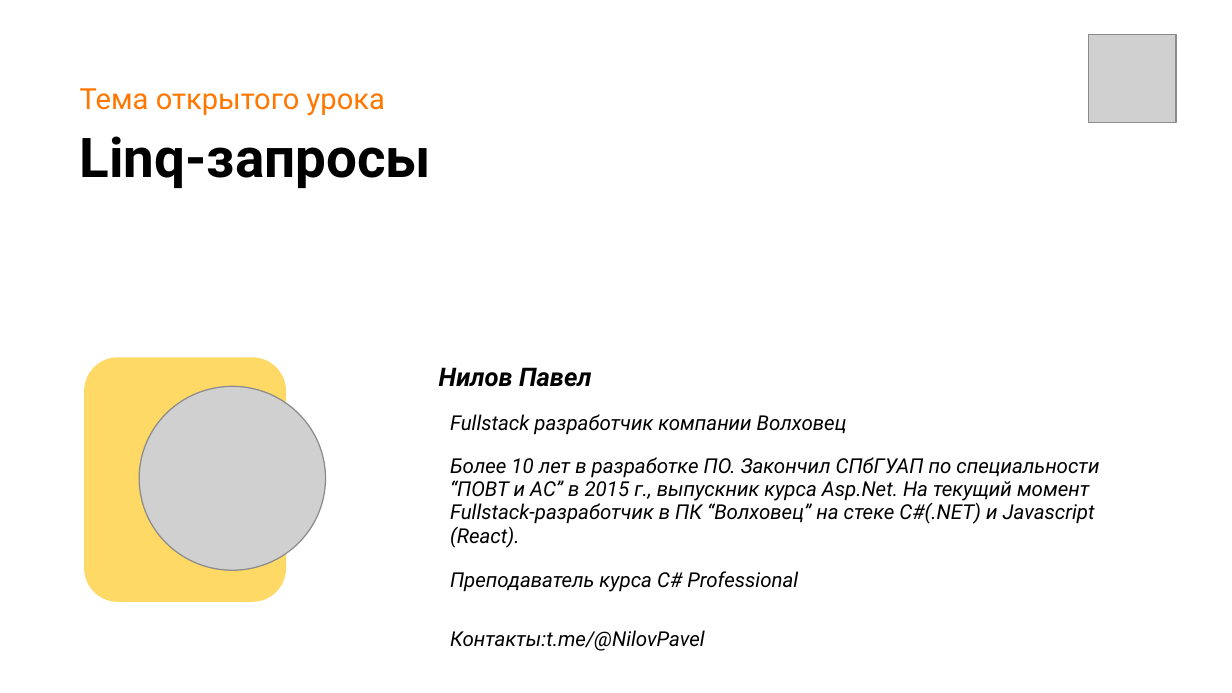
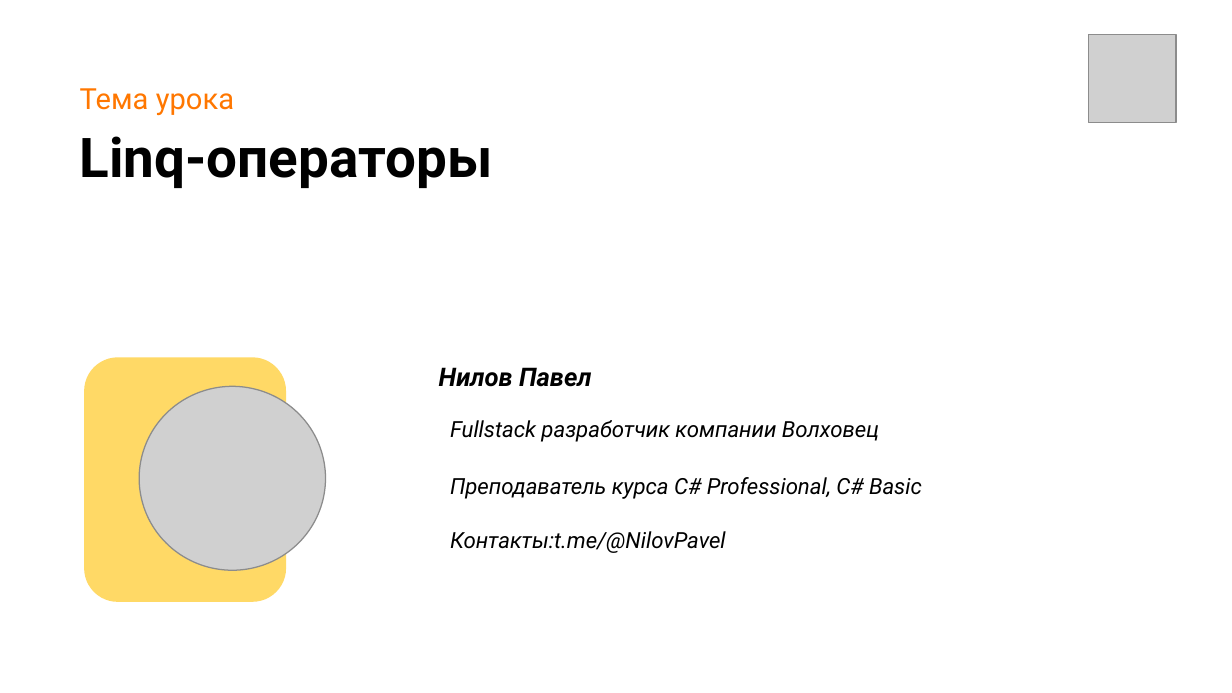
Before and after one commit to NilovPavel/LessonsLinq, a slide deck: slide 3 of LinqOperators.pptx. Drawn at 1232x693 pixels with LibreOffice and Linux fonts; fonts in the diff are those of the drawing; grey boxes stand for pictures; background and template pictures are left out. Boxes give left, top, right and bottom in pixels: in the first picture for what was removed or moved away, otherwise in the second. Text is boxed around its words. In the diff, an @@ line names an element or a change of style, - is before the commit and + after.

```diff
--- a/LinqOperators.pptx
+++ b/LinqOperators.pptx
@@ text at (80,88,234,116): text changed @@
-Тема открытого урока
+Тема урока
@@ title at (80,136,493,188): text changed @@
-Linq-запросы
+Linq-операторы
@@ text at (450,420,879,553): size 12 to 13 pt in "Fullstack разработчик компании Волховец", "Контакты:t.me/@NilovPavel"; line spacing 0.8 to 1 @@
@@ text at (450,477,922,499): text changed; size 12 to 13 pt @@
-Более 10 лет в разработке ПО. Закончил СПбГУАП по специальности “ПОВТ и АС” в 2015 г., выпускник курса Asp.Net. На текущий момент Fullstack-разработчик в ПК “Волховец” на стеке C#(.NET) и Javascript (React).
-Преподаватель курса C# Professional
+Преподаватель курса C# Professional, C# Basic
```
Also in this commit, not shown: 6 other slides changed, 5 slides added, 2 slides removed, 1 other file.
